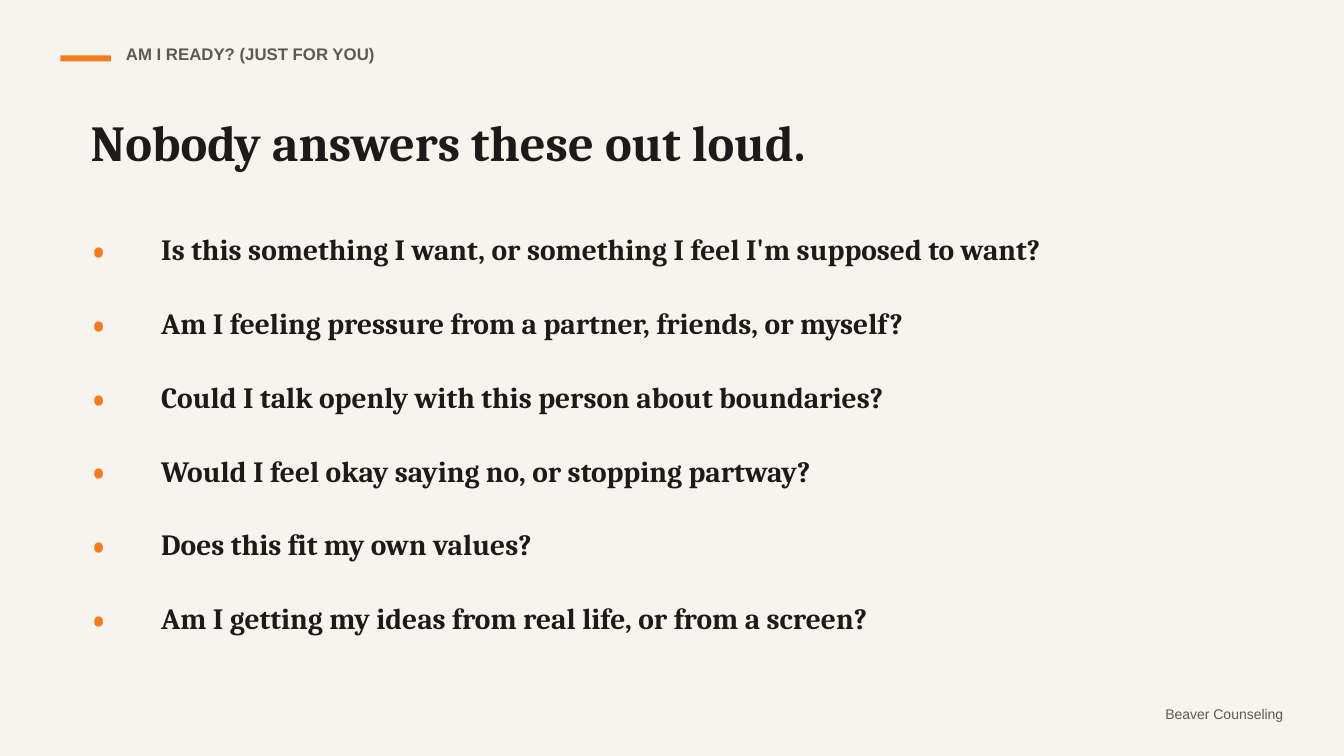
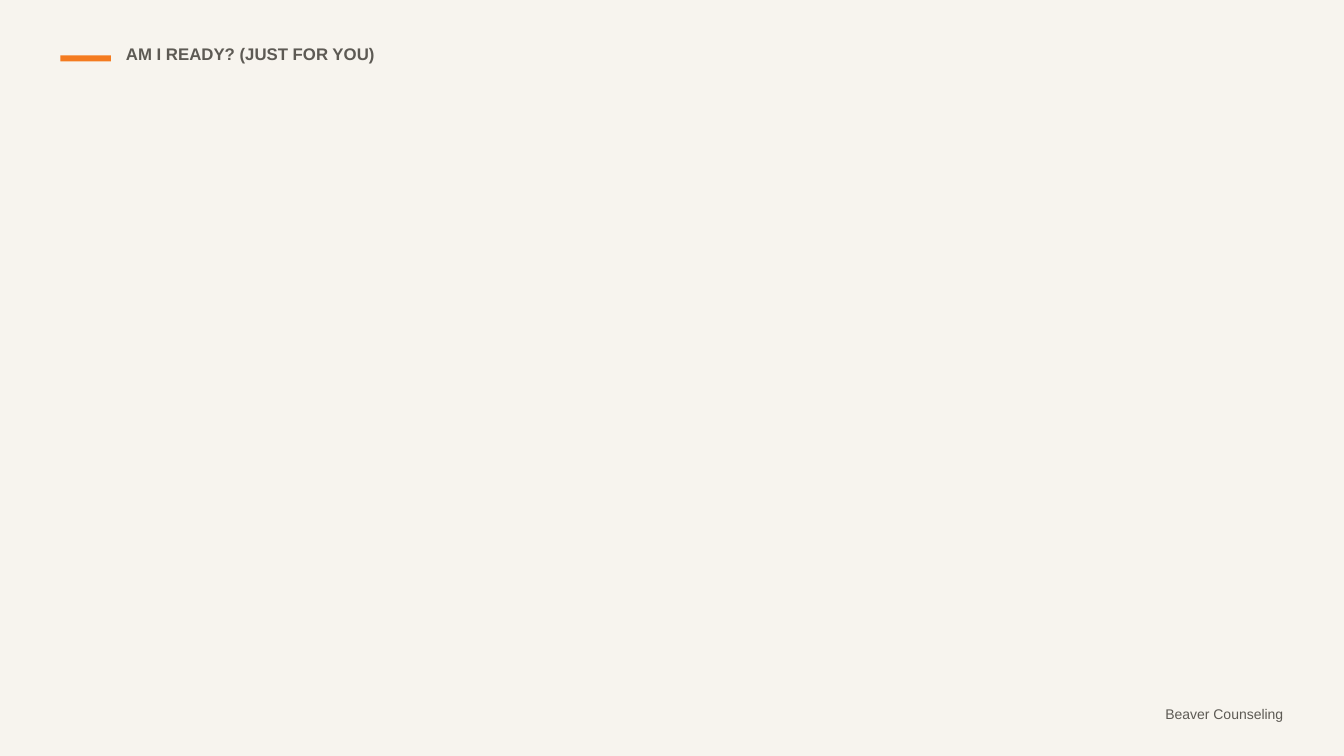
Before and after one commit to rmwtoolkit/bcds-toolkit, a slide deck: slide 19 of decks/the-real-thing-lesson-v2.pptx (slide 15 before the commit). Drawn at 1344x756 pixels with LibreOffice and Linux fonts; fonts in the diff are those of the drawing; background and template pictures are left out. Boxes give left, top, right and bottom in pixels: in the first picture for what was removed or moved away, otherwise in the second. Text is boxed around its words. In the diff, an @@ line names an element or a change of style, - is before the commit and + after.

```diff
--- a/decks/the-real-thing-lesson-v2.pptx
+++ b/decks/the-real-thing-lesson-v2.pptx
@@ text removed at box(91, 126, 805, 172) @@
-Nobody answers these out loud.
@@ text removed at box(91, 227, 151, 300) @@
-•
@@ text removed at box(161, 239, 1041, 266) @@
-Is this something I want, or something I feel I'm supposed to want?
@@ text removed at box(91, 300, 151, 374) @@
-•
@@ text removed at box(161, 313, 903, 340) @@
-Am I feeling pressure from a partner, friends, or myself?
@@ text removed at box(91, 375, 151, 449) @@
-•
@@ text removed at box(161, 387, 883, 414) @@
-Could I talk openly with this person about boundaries?
@@ text removed at box(91, 449, 151, 522) @@
-•
@@ text removed at box(161, 461, 811, 488) @@
-Would I feel okay saying no, or stopping partway?
@@ text removed at box(91, 522, 151, 596) @@
-•
@@ text removed at box(161, 534, 532, 562) @@
-Does this fit my own values?
@@ text removed at box(91, 597, 151, 670) @@
-•
@@ text removed at box(161, 608, 867, 636) @@
-Am I getting my ideas from real life, or from a screen?
```
Also in this commit, not shown: 10 other slides changed, 13 slides added, 7 slides removed, 23 other files.
